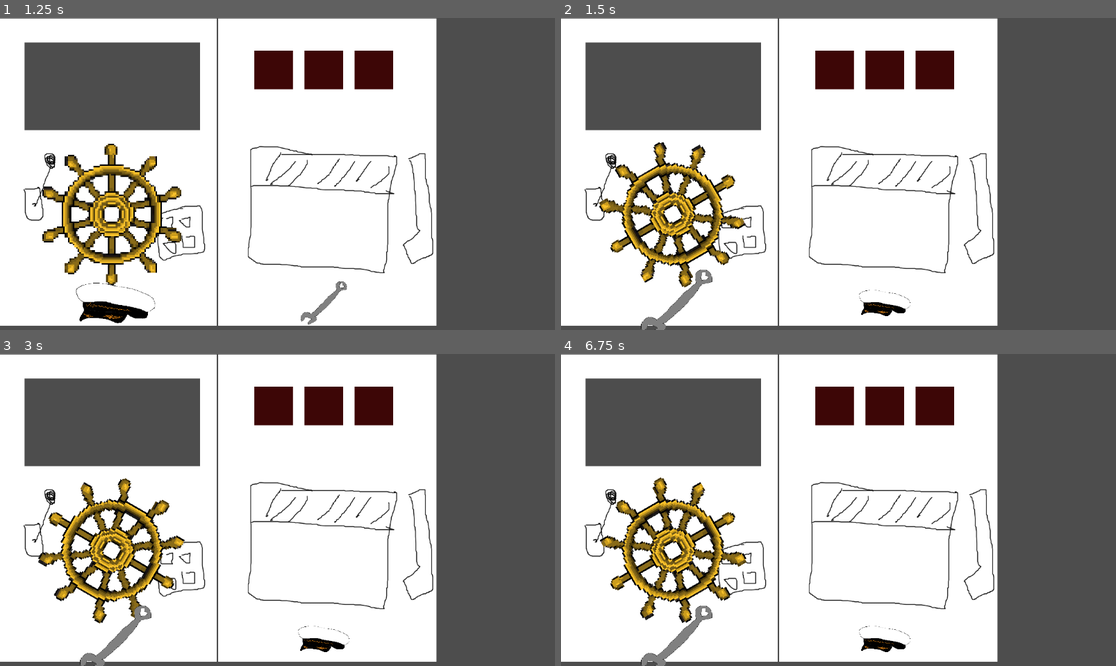
Above: before the commit, frames 1-4 (two rows, left to right).
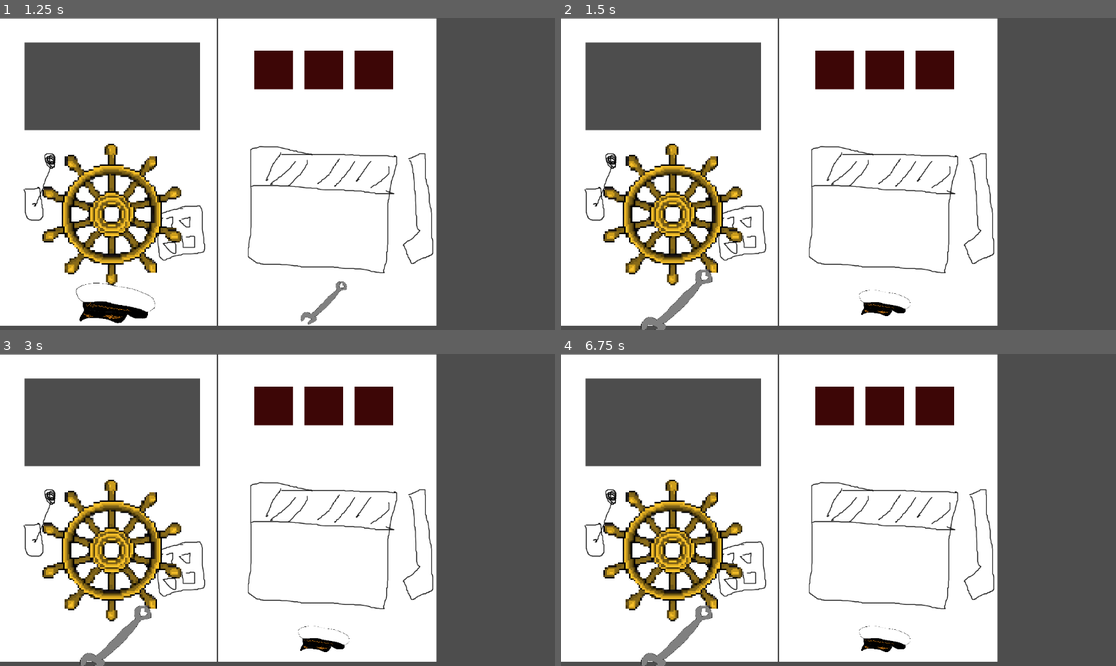
Above: after the commit, the same moments.

Repository: alifeee/space-pirates
Game: Godot game, scene res://NodeScenes/Main.tscn
Same seed, same stepped clock (60 frames per second), same inputs: the game is played once before the commit and once after it.
Inputs (mouse positions are in pixels of both pictures, inside the frame that each line leads up to):
- Up to frame 1 (1.25 s): tap Enter at 0.5 s; move the mouse to (399, 158) at 0.52 s; tap Left (joy1_action1, bound only before the commit) at 0.6 s; click (399, 158) at 0.67 s; tap Right (joy1_action2, bound only before the commit) at 0.8 s
- Up to frame 2 (1.5 s): tap Space (add_coal) at 1.25 s; move the mouse to (727, 189) at 1.27 s; tap Right (joy1_action2, bound only before the commit) at 1.35 s; click (727, 189) at 1.42 s
- Up to frame 3 (3 s): tap Left (joy1_action1, bound only before the commit) at 1.55, 2.85 s; tap Enter at 2 s; move the mouse to (333, 441) at 2.02 s; tap Space (add_coal) at 2.1, 2.75 s; click (333, 441) at 2.17 s; tap Right (joy1_action2, bound only before the commit) at 2.3 s; move the mouse to (249, 572) at 2.77 s; click (249, 572) at 2.92 s
- Up to frame 4 (6.75 s): tap Enter at 3.5 s; move the mouse to (1005, 556) at 3.52 s; tap Right (joy1_action2, bound only before the commit) at 3.6, 5.1 s; click (1005, 556) at 3.67 s; tap Space (add_coal) at 4.25, 5.85 s; move the mouse to (672, 463) at 4.27 s; tap Left (joy1_action1, bound only before the commit) at 4.35, 6.05, 6.6 s; click (672, 463) at 4.42 s; move the mouse to (866, 510) at 5.02 s; click (866, 510) at 5.17 s; move the mouse to (755, 432) at 5.77 s; click (755, 432) at 5.92 s; move the mouse to (960, 494) at 6.52 s; click (960, 494) at 6.67 s

Frame 1 is identical in both runs. In frame 2, 5.7% of the frame differs, in the area x 6-34%, y 39-87%; in frame 3, 5.6%; in frame 4, 5.7%, in the area x 7-34%, y 39-87%.

Commit message:
rename bindings

Diff:
--- a/project.godot
+++ b/project.godot
@@ -17,14 +17,28 @@
 
 [input]
 
-joy0_left={
+player0_left={
 "deadzone": 0.5,
 "events": [Object(InputEventJoypadMotion,"resource_local_to_scene":false,"resource_name":"","device":0,"axis":0,"axis_value":-1.0,"script":null)
 ]
 }
-joy0_right={
+player0_right={
 "deadzone": 0.5,
 "events": [Object(InputEventJoypadMotion,"resource_local_to_scene":false,"resource_name":"","device":0,"axis":0,"axis_value":1.0,"script":null)
+]
+}
+player1_action1={
+"deadzone": 0.5,
+"events": [Object(InputEventJoypadButton,"resource_local_to_scene":false,"resource_name":"","device":1,"button_index":2,"pressure":0.0,"pressed":true,"script":null)
+, Object(InputEventKey,"resource_local_to_scene":false,"resource_name":"","device":-1,"window_id":0,"alt_pressed":false,"shift_pressed":false,"ctrl_pressed":false,"meta_pressed":false,"pressed":false,"keycode":0,"physical_keycode":4194323,"key_label":0,"unicode":0,"echo":false,"script":null)
+, Object(InputEventKey,"resource_local_to_scene":false,"resource_name":"","device":-1,"window_id":0,"alt_pressed":false,"shift_pressed":false,"ctrl_pressed":false,"meta_pressed":false,"pressed":false,"keycode":0,"physical_keycode":4194319,"key_label":0,"unicode":0,"echo":false,"script":null)
+]
+}
+player1_action2={
+"deadzone": 0.5,
+"events": [Object(InputEventJoypadButton,"resource_local_to_scene":false,"resource_name":"","device":1,"button_index":1,"pressure":0.0,"pressed":true,"script":null)
+, Object(InputEventKey,"resource_local_to_scene":false,"resource_name":"","device":-1,"window_id":0,"alt_pressed":false,"shift_pressed":false,"ctrl_pressed":false,"meta_pressed":false,"pressed":false,"keycode":0,"physical_keycode":32,"key_label":0,"unicode":32,"echo":false,"script":null)
+, Object(InputEventKey,"resource_local_to_scene":false,"resource_name":"","device":-1,"window_id":0,"alt_pressed":false,"shift_pressed":false,"ctrl_pressed":false,"meta_pressed":false,"pressed":false,"keycode":0,"physical_keycode":4194321,"key_label":0,"unicode":0,"echo":false,"script":null)
 ]
 }
 joy1_left={
@@ -57,18 +71,6 @@
 "events": [Object(InputEventKey,"resource_local_to_scene":false,"resource_name":"","device":-1,"window_id":0,"alt_pressed":false,"shift_pressed":false,"ctrl_pressed":false,"meta_pressed":false,"pressed":false,"keycode":0,"physical_keycode":32,"key_label":0,"unicode":32,"echo":false,"script":null)
 ]
 }
-joy1_action1={
-"deadzone": 0.5,
-"events": [Object(InputEventJoypadButton,"resource_local_to_scene":false,"resource_name":"","device":1,"button_index":2,"pressure":0.0,"pressed":true,"script":null)
-, Object(InputEventKey,"resource_local_to_scene":false,"resource_name":"","device":-1,"window_id":0,"alt_pressed":false,"shift_pressed":false,"ctrl_pressed":false,"meta_pressed":false,"pressed":false,"keycode":0,"physical_keycode":4194319,"key_label":0,"unicode":0,"echo":false,"script":null)
-]
-}
-joy1_action2={
-"deadzone": 0.5,
-"events": [Object(InputEventJoypadButton,"resource_local_to_scene":false,"resource_name":"","device":1,"button_index":1,"pressure":0.0,"pressed":true,"script":null)
-, Object(InputEventKey,"resource_local_to_scene":false,"resource_name":"","device":-1,"window_id":0,"alt_pressed":false,"shift_pressed":false,"ctrl_pressed":false,"meta_pressed":false,"pressed":false,"keycode":0,"physical_keycode":4194321,"key_label":0,"unicode":0,"echo":false,"script":null)
-]
-}
 
 [rendering]
 
